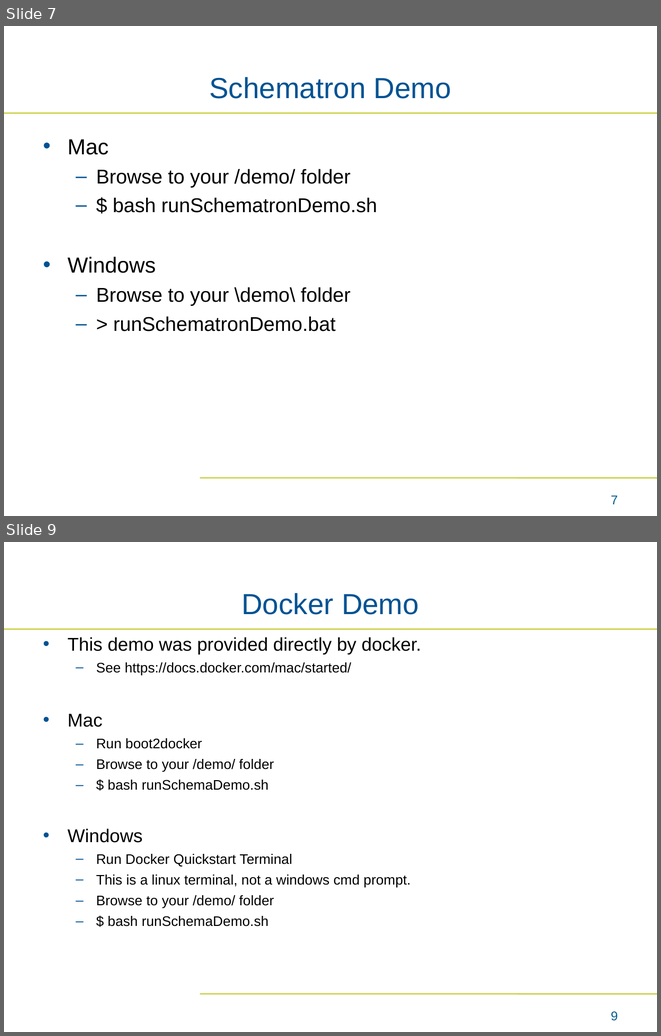
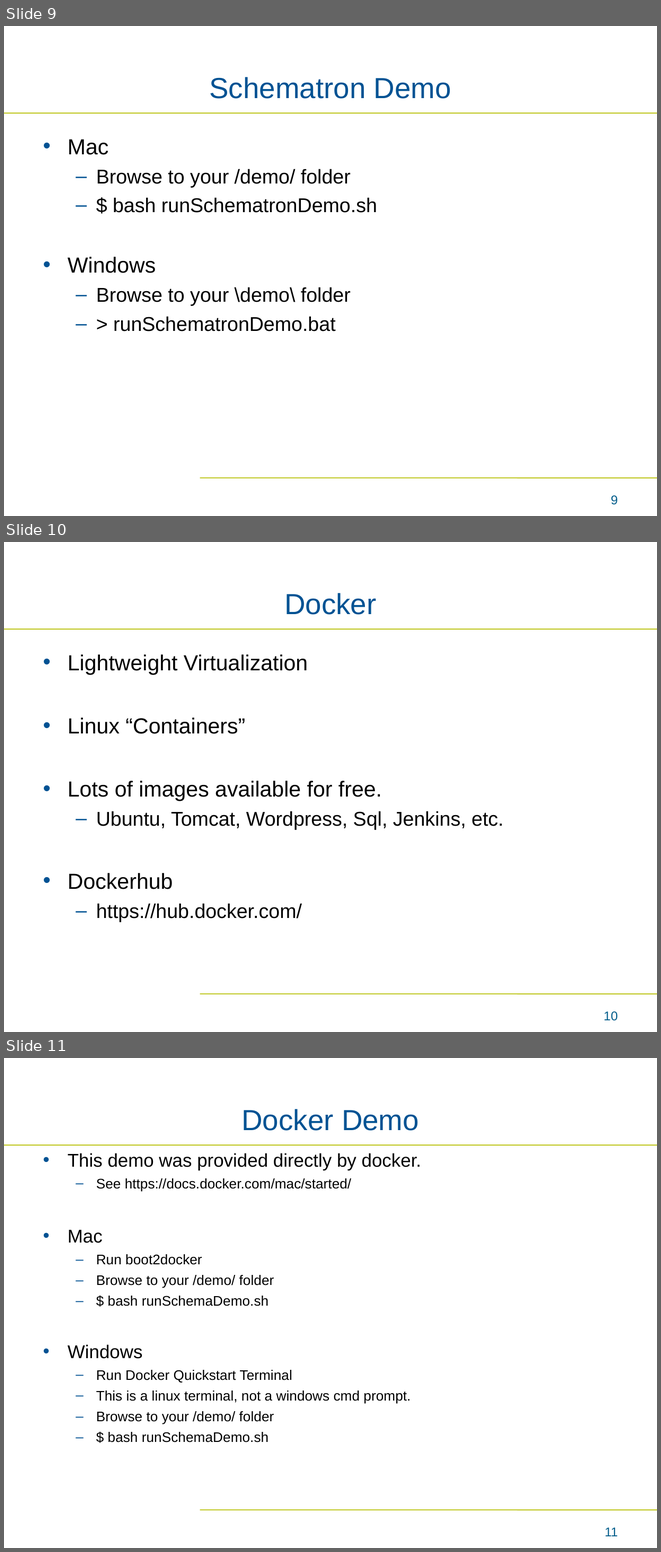
Before and after one commit to bmatern-nmdp/ValidationDemo, a slide deck: Interactive Demo.ppt. Shown one above the other, each under a label of ours: slides 7 and 9 before the commit, slides 9, 10 and 11 after it; the slides between them are not shown. The pictures are 661x1036 and 661x1552 pixels, drawn with LibreOffice and Linux fonts; fonts in the diff are those of the drawing; background and template pictures are left out. Boxes give left, top, right and bottom in pixels: in the first picture for what was removed or moved away, otherwise in the second. Text is boxed around its words. In the diff, an @@ line names an element or a change of style, - is before the commit and + after.

```diff
--- a/Interactive Demo.ppt
+++ b/Interactive Demo.ppt
@@ slide 10 added at box(4, 542, 657, 1032), background #FFFFFF; not listed: 2 template elements that a slide beside it also shows @@
@@ title added at box(284, 593, 376, 615), 32 pt, text #005293 @@
+Docker
@@ text added at box(68, 654, 503, 921), 24 pt, text #000000 @@
+• Lightweight Virtualization
+• Linux “Containers”
+• Lots of images available for free.
+  – Ubuntu, Tomcat, Wordpress, Sql, Jenkins, etc.
+• Dockerhub
+  – https://hub.docker.com/
@@ page number added at box(603, 1011, 618, 1021), 14 pt, text #005C8A @@
+10
@@ what was slide 7 is now slide 9 @@
@@ page number at box(611, 495, 618, 505): text changed @@
-7
+9
@@ what was slide 9 is now slide 11 @@
@@ page number at box(604, 1527, 618, 1536): text changed @@
-9
+11
```
Also in this commit, not shown: 3 slides changed, 4 other slides added, 3 slides removed, 6 other files.
